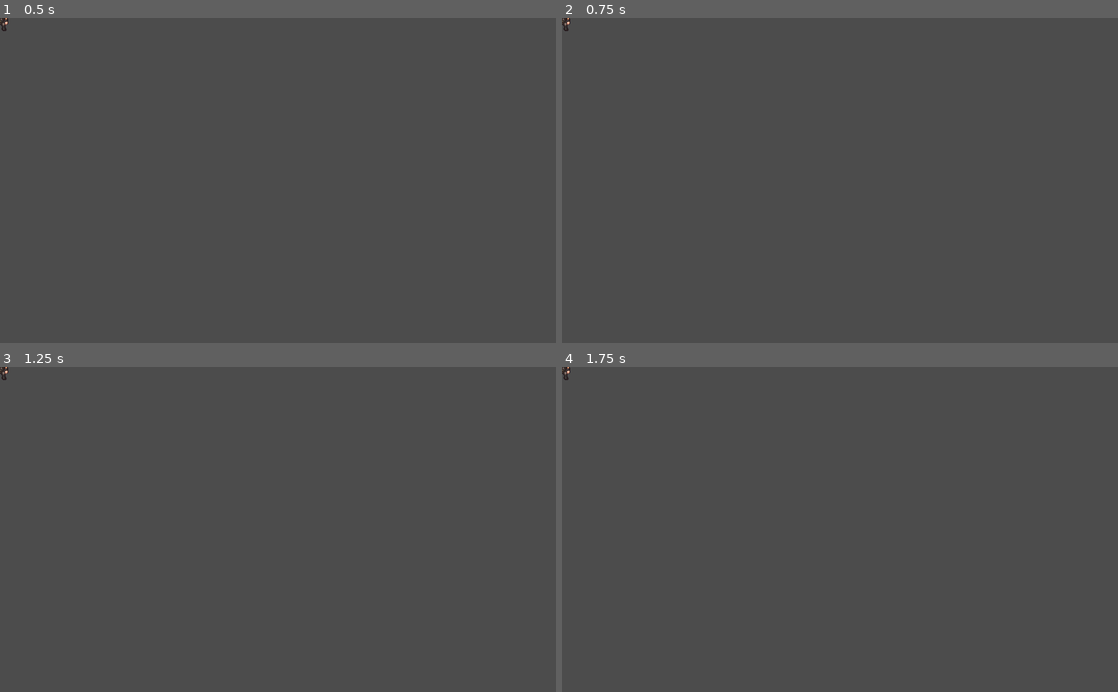
Above: before the commit, frames 1-4 (two rows, left to right).
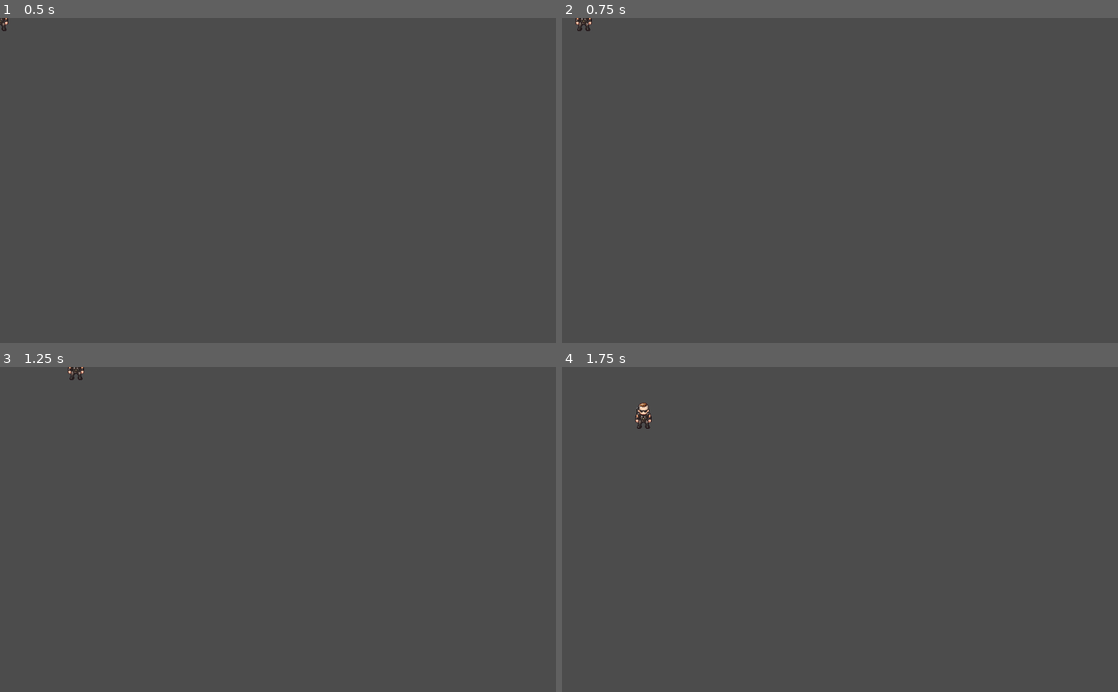
Above: after the commit, the same moments.

Repository: rominalodolo/PYTHON
Game: Godot game, scene res://player/Player.tscn
Same seed, same stepped clock (60 frames per second), same inputs: the game is played once before the commit and once after it.
Inputs:
- Up to frame 1 (0.5 s): no input
- Up to frame 2 (0.75 s): tap Enter at 0.5 s; hold Right (ui_right) from 0.53 s (still down)
- Up to frame 3 (1.25 s): keep holding Right (ui_right)
- Up to frame 4 (1.75 s): release Right (ui_right) at 1.28 s; hold Down (ui_down) from 1.28 s (still down)

Frame 1 is identical in both runs. In frame 2, 0.1% of the frame differs, in the area x 0-6%, y 0-5%; in frame 3, 0.1%; in frame 4, 0.2%, in the area x 0-17%, y 0-20%.
Error after the commit: Attempt to call function 'stop' in base 'null instance' on a null instance. (res://player/Player.gd:29)

Commit message:
script final
adding the final script for player

Diff:
--- a/PythonGaming/game3_BladeFrogger/player/Player.gd
+++ b/PythonGaming/game3_BladeFrogger/player/Player.gd
@@ -1,16 +1,30 @@
 extends KinematicBody2D
 
+const speed = 200
 
-# Declare member variables here. Examples:
-# var a = 2
-# var b = "text"
+func _process(delta):
+	var velocity = Vector2.ZERO
 
+	if Input.is_action_pressed("ui_left"):
+		velocity.x -= 1
+	if Input.is_action_pressed("ui_up"):
+		velocity.y -= 1
+	if Input.is_action_pressed("ui_right"):
+		velocity.x += 1
+	if Input.is_action_pressed("ui_down"):
+		velocity.y += 1
+	move_and_slide(velocity.normalized() * speed)
+	player_animation(velocity)
 
-# Called when the node enters the scene tree for the first time.
-func _ready():
-	pass # Replace with function body.
+func player_animation(velocity):
+	if velocity.y > 0:
+		$"AnimatedSprite".play('walk_down')
+	elif velocity.y < 0:
+		$"AnimatedSprite".play('walk_up')
 
-
-# Called every frame. 'delta' is the elapsed time since the previous frame.
-#func _process(delta):
-#	pass
+	elif velocity.x != 0:
+		$"AnimatedSprite".play('walk_side')
+		$"AnimatedSprite".flip_h = velocity.x > 0
+	else:
+		$"AnimatedSprite".stop()
+		$"AnimatedSprite".frame = 0
--- a/PythonGaming/game3_BladeFrogger/player/Player.tscn
+++ b/PythonGaming/game3_BladeFrogger/player/Player.tscn
@@ -1,11 +1,13 @@
-[gd_scene load_steps=3 format=2]
+[gd_scene load_steps=4 format=2]
 
 [ext_resource path="res://BladeFroggerAssets/Player/Walk_Down_1.png" type="Texture" id=1]
+[ext_resource path="res://player/Player.gd" type="Script" id=2]
 
 [sub_resource type="RectangleShape2D" id=1]
 extents = Vector2( 15.027, 24.1321 )
 
 [node name="Player" type="KinematicBody2D"]
+script = ExtResource( 2 )
 
 [node name="Sprite" type="Sprite" parent="."]
 texture = ExtResource( 1 )
